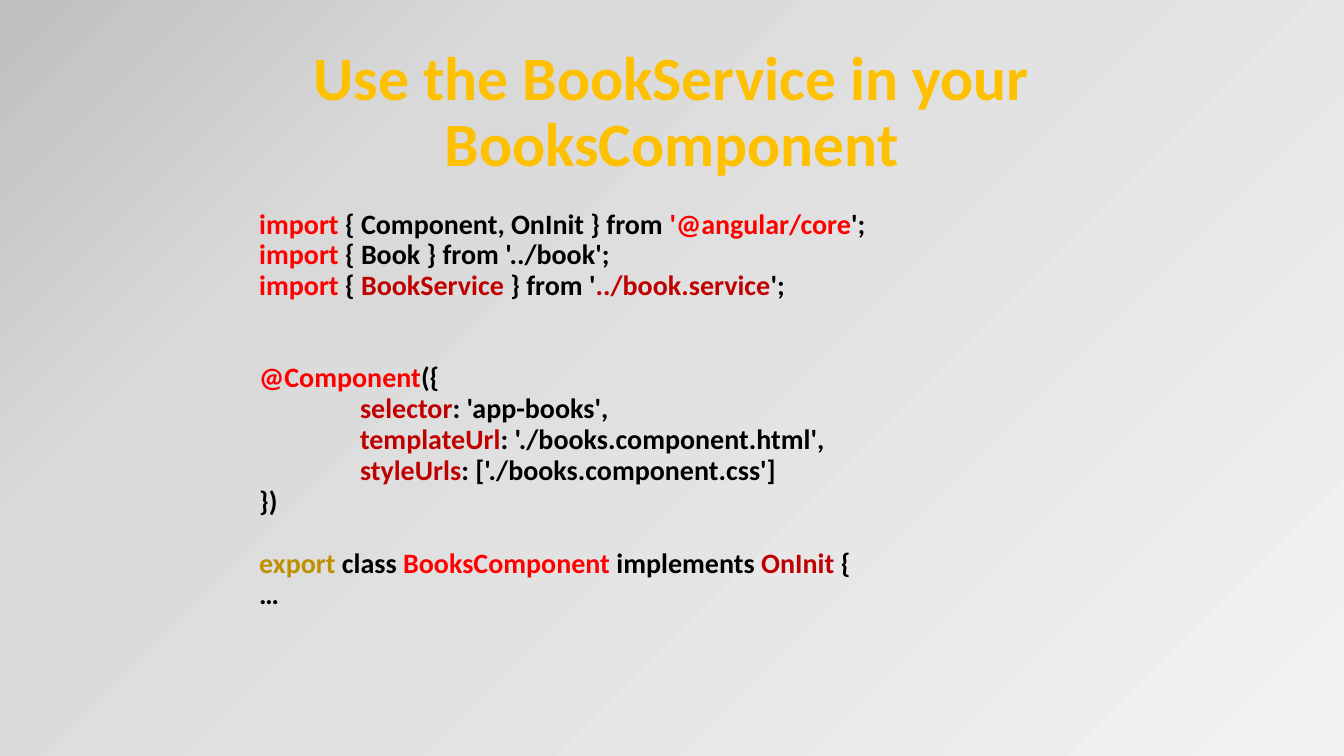
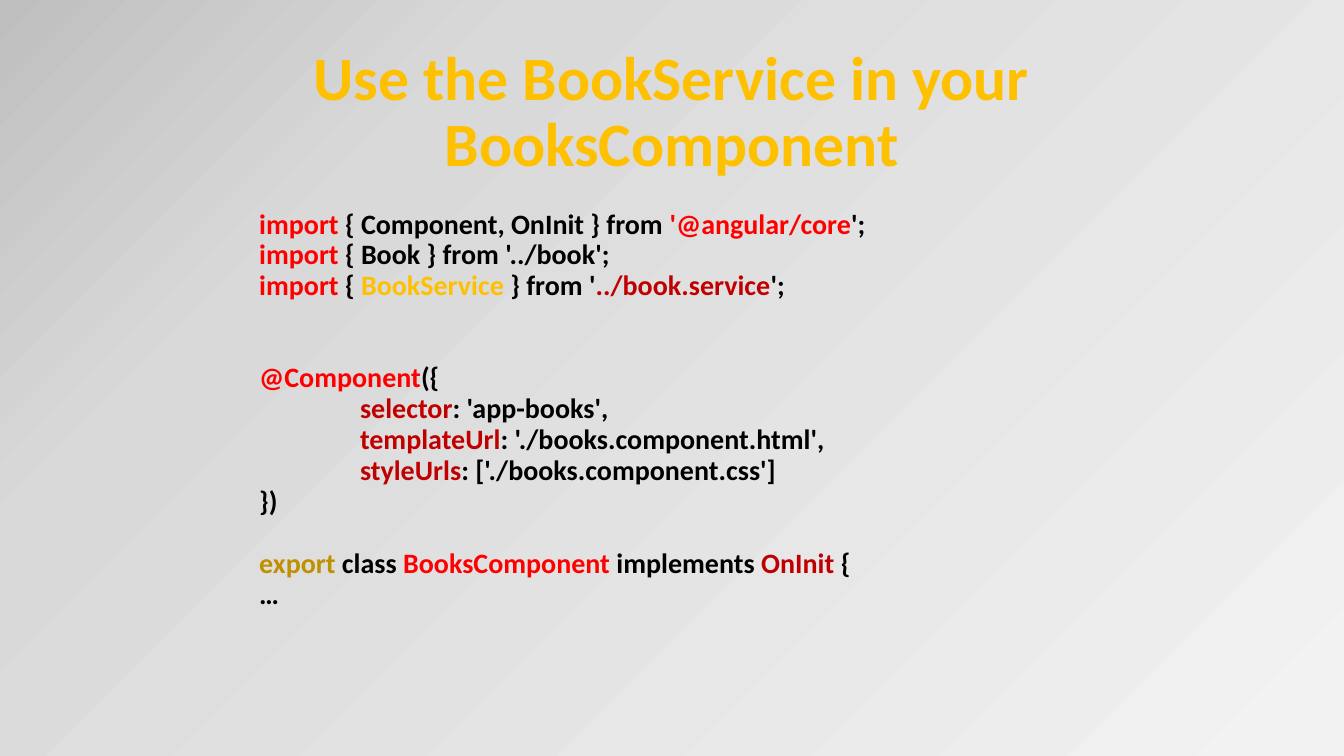
Before and after one commit to petereijgermans11/frontend-cursus, a slide deck: slide 27 of frontend-cursus/ 8 - Angular.pptx. Drawn at 1344x756 pixels with LibreOffice and Linux fonts; fonts in the diff are those of the drawing. Boxes give left, top, right and bottom in pixels: in the first picture for what was removed or moved away, otherwise in the second. Text is boxed around its words. In the diff, an @@ line names an element or a change of style, - is before the commit and + after.

```diff
--- a/frontend-cursus/ 8 - Angular.pptx
+++ b/frontend-cursus/ 8 - Angular.pptx
@@ text at (x1=259, y1=275, x2=785, y2=300): text colour #C00000 to #FFC000 in "BookService" @@
```
Also in this commit, not shown: 3 other slides changed.
